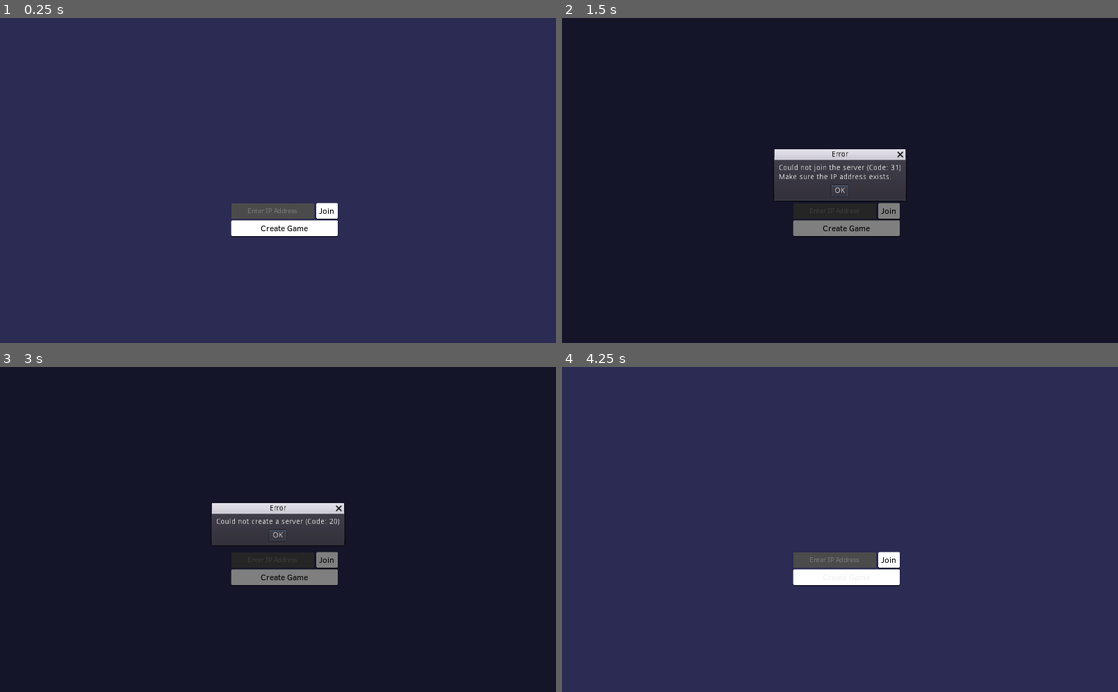
Above: before the commit, frames 1-4 (two rows, left to right).
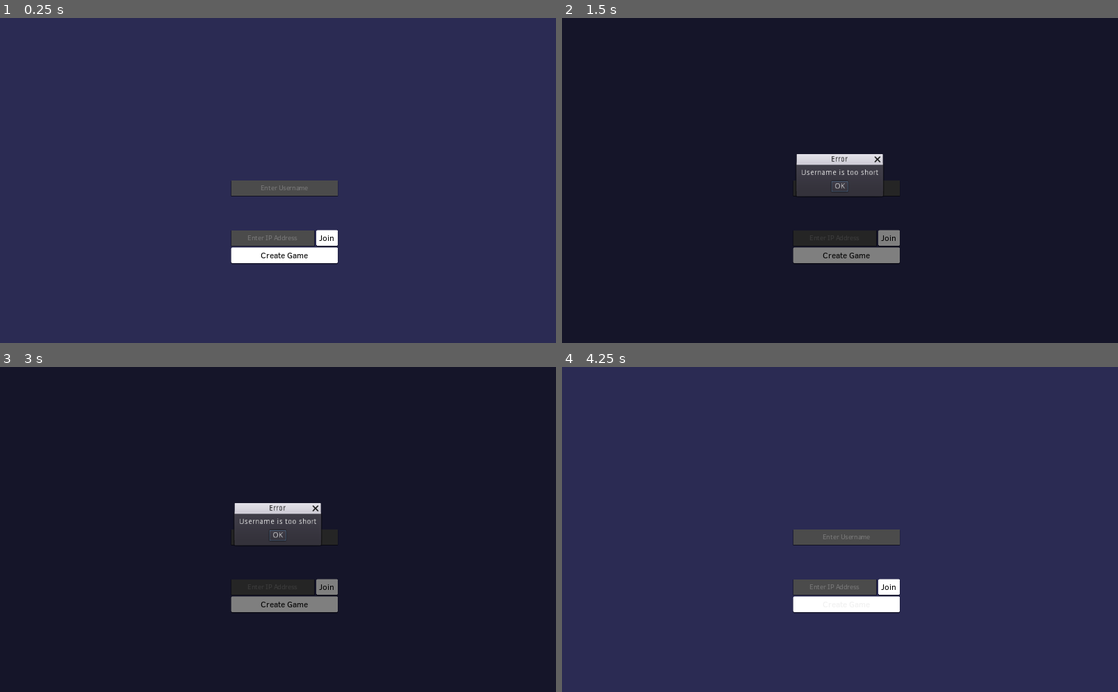
Above: after the commit, the same moments.

Repository: rednir/DrawingGame
Game: Godot game, scene res://Scenes/MainMenu.tscn
The game is run twice, just before and just after one commit, with the same random seed, the same clock (stepped at 60 frames per second) and the same inputs.
Inputs:
- Up to frame 1 (0.25 s): no input
- Up to frame 2 (1.5 s): click "Join" at 0.5 s; click "Create Game" at 1.25 s
- Up to frame 3 (3 s): click "OK" at 2 s; click "Create Game" at 2.75 s
- Up to frame 4 (4.25 s): click "OK" at 3.5 s

The runs differ from the first frame. In frame 1, 4.3% of the frame differs, in the area x 41-61%, y 50-76%; in frame 2, 4.4%, in the area x 38-62%, y 40-76%; in frame 3, 3.3%; in frame 4, 4.3%.

Commit message:
add settable username

Diff:
--- a/Scenes/Game.tscn
+++ b/Scenes/Game.tscn
@@ -17,19 +17,19 @@
 
 [sub_resource type="StyleBoxEmpty" id=2]
 
+[sub_resource type="DynamicFont" id=3]
+font_data = ExtResource( 1 )
+
 [sub_resource type="DynamicFont" id=4]
 font_data = ExtResource( 1 )
 
 [sub_resource type="DynamicFont" id=5]
-font_data = ExtResource( 1 )
-
-[sub_resource type="DynamicFont" id=6]
 size = 14
 extra_spacing_top = -3
 extra_spacing_bottom = -3
 font_data = ExtResource( 1 )
 
-[sub_resource type="DynamicFont" id=3]
+[sub_resource type="DynamicFont" id=6]
 size = 25
 font_data = ExtResource( 1 )
 
--- a/Scenes/MainMenu.tscn
+++ b/Scenes/MainMenu.tscn
@@ -31,16 +31,32 @@
 
 [node name="MainButtonsContainer" type="VBoxContainer" parent="."]
 margin_left = 426.0
-margin_top = 342.0
+margin_top = 300.0
 margin_right = 622.0
-margin_bottom = 494.0
+margin_bottom = 452.0
 __meta__ = {
 "_edit_use_anchors_": false
 }
 
-[node name="JoinContainer" type="HBoxContainer" parent="MainButtonsContainer"]
+[node name="TextboxUsername" type="LineEdit" parent="MainButtonsContainer"]
 margin_right = 196.0
 margin_bottom = 28.0
+rect_min_size = Vector2( 0, 28 )
+size_flags_horizontal = 3
+size_flags_vertical = 2
+custom_styles/focus = SubResource( 1 )
+custom_styles/normal = ExtResource( 4 )
+custom_fonts/font = SubResource( 2 )
+align = 1
+max_length = 35
+context_menu_enabled = false
+placeholder_text = "Enter Username"
+placeholder_alpha = 0.3
+
+[node name="JoinContainer" type="HBoxContainer" parent="MainButtonsContainer"]
+margin_top = 92.0
+margin_right = 196.0
+margin_bottom = 120.0
 
 [node name="TextboxJoin" type="LineEdit" parent="MainButtonsContainer/JoinContainer"]
 margin_right = 153.0
@@ -52,7 +68,8 @@
 custom_styles/normal = ExtResource( 4 )
 custom_fonts/font = SubResource( 2 )
 align = 1
-max_length = 80
+max_length = 60
+context_menu_enabled = false
 placeholder_text = "Enter IP Address"
 placeholder_alpha = 0.3
 
@@ -80,9 +97,9 @@
 }
 
 [node name="ButtonCreate" type="Button" parent="MainButtonsContainer"]
-margin_top = 32.0
+margin_top = 124.0
 margin_right = 196.0
-margin_bottom = 60.0
+margin_bottom = 152.0
 rect_min_size = Vector2( 0, 28 )
 rect_pivot_offset = Vector2( 64.5, 109 )
 hint_tooltip = "
--- a/Scripts/AutoLoads/Client.gd
+++ b/Scripts/AutoLoads/Client.gd
@@ -5,7 +5,7 @@
 
 var list_of_players = []
 var this_player = {
-	name = "rednir",
+	name = "Unspecified",
 	color = null,
 	client_id = null
 }
@@ -16,7 +16,7 @@
 }
 
 var canvas_data = [[[]]]
-var prompt = "Unset Prompt"
+var prompt = "Server hasn't given a prompt"
 
 
 
@@ -44,12 +44,14 @@
 
 
 
+
 func on_connected(_proto = ""):
 	print("[Client] Connected")
 	client.get_peer(1).put_var({
 		name = "this_player",
 		data = this_player
 	})
+
 
 
 
@@ -68,8 +70,11 @@
 		round_data = packet.data
 	elif packet.name == "prompt":
 		prompt = packet.data
+	elif packet.name == "new_game":
+		Events.emit_signal("info", "It's a new game! You are a {pretender and must blend in/artist and must find the pretender}.")
 
 	Events.emit_signal("new_data")
+
 
 
 
--- a/Scripts/AutoLoads/Events.gd
+++ b/Scripts/AutoLoads/Events.gd
@@ -23,6 +23,7 @@
 
 func show_dialog(title, message):
 	dialog = AcceptDialog.new()
+	dialog_bg = Panel.new()
 
 	dialog_bg_style.bg_color = Color(0, 0, 0, 0.5)
 
--- a/Scripts/AutoLoads/Server.gd
+++ b/Scripts/AutoLoads/Server.gd
@@ -7,7 +7,7 @@
 var possible_prompts = [
 	"diary", "bottle", "water", "packet", "chewing gum", "tissue", "glasses", "watch", "sweet", "photo", "camera", "stamp" …(484 unchanged characters)…
 ]
-var prompt = "Prompt Unset"
+var prompt = "Prompt Unset (Server)"
 
 var player_colors = [
 	Color.green,
@@ -181,3 +181,4 @@
 	send_data_to_clients("canvas_data", canvas_data)
 	send_data_to_clients("round_data", round_data)
 	send_data_to_clients("prompt", prompt)
+	send_data_to_clients("new_game", null)
--- a/Scripts/Game.gd
+++ b/Scripts/Game.gd
@@ -17,6 +17,7 @@
 	if Server.server == null:
 		$DrawingCanvas/ContainerHostButtons.visible = false
 	else:
+		#OS.alert("If you want someone to be able to join you over a different network, you must port forward your private IP.\nOther people will then be able to use your public IP to join you.", "Server")
 		Events.emit_signal("info", "If you want someone to be able to join you over a different network, you must port forward your private IP.\nOther people will then be able to use your public IP to join you.")
 
 
@@ -52,10 +53,9 @@
 
 
 
+
 func update_round_info():
 	text_round_info_node.bbcode_text = "Round %s\n%s's turn" % [Client.round_data.current_round + 1, Client.list_of_players[Client.round_data.current_player_turn].name]
-	print(Client.list_of_players[Client.round_data.current_player_turn])
-	print(Client.this_player)
 	if Client.list_of_players[Client.round_data.current_player_turn].client_id == Client.this_player.client_id:
 		drawing_canvas_node.allowed_to_draw = true
 	else:
--- a/Scripts/MainMenu.gd
+++ b/Scripts/MainMenu.gd
@@ -2,6 +2,9 @@
 
 
 onready var textbox_join = $MainButtonsContainer/JoinContainer/TextboxJoin
+onready var textbox_username = $MainButtonsContainer/TextboxUsername
+
+const min_name_length = 2
 
 
 func _ready():
@@ -13,17 +16,27 @@
 
 func on_button_join_pressed():
 	var status_code = Client.try_join_server(textbox_join.text)
+	if len(textbox_username.text) < min_name_length:
+		Events.emit_signal("error", "Username is too short")
+		return
+
 	if status_code != OK:
 		Events.emit_signal("error", "Could not join the server (Code: %s)\nMake sure the IP address exists." % status_code)
 	else:
+		Client.this_player.name = textbox_username.text
 		get_tree().change_scene("res://Scenes/Game.tscn")
 
 
 
 func on_button_create_pressed():
 	var status_code = Server.try_create_server()
+	if len(textbox_username.text) < min_name_length:
+		Events.emit_signal("error", "Username is too short")
+		return
+
 	if status_code != OK:
 		Events.emit_signal("error", "Could not create a server (Code: %s)" % status_code)
 	else:
+		Client.this_player.name = textbox_username.text
 		Client.try_join_server("localhost")
 		get_tree().change_scene("res://Scenes/Game.tscn")
--- a/Styles/LineEdit/generic_lineedit_normal.tres
+++ b/Styles/LineEdit/generic_lineedit_normal.tres
@@ -6,3 +6,5 @@
 content_margin_top = 2.0
 content_margin_bottom = 2.0
 bg_color = Color( 0.298039, 0.298039, 0.298039, 1 )
+shadow_size = 1
+shadow_offset = Vector2( 0, 1 )
Not shown: 5 places in Scenes/Game.tscn that only renumber resources
